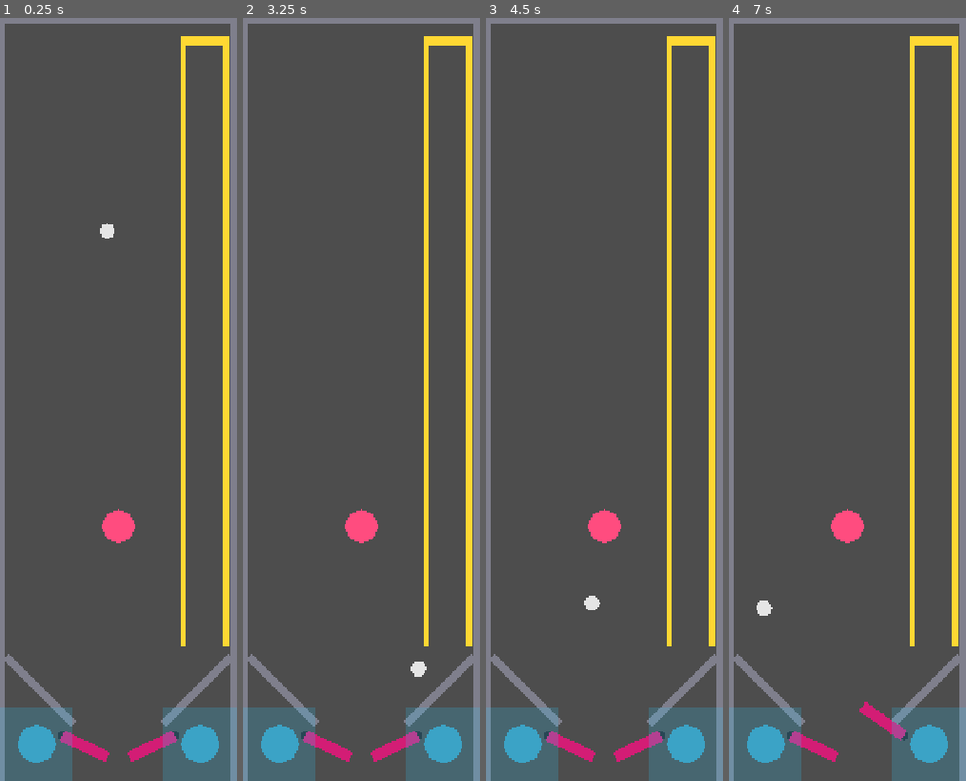
Above: before the commit, frames 1-4 (left to right).
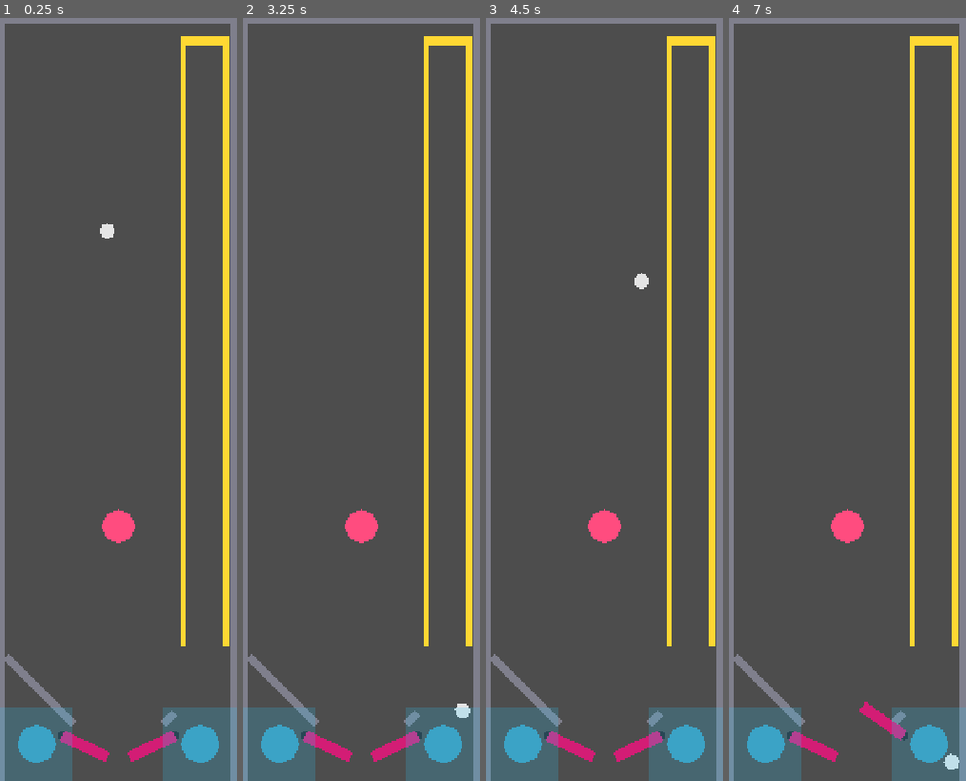
Above: after the commit, the same moments.

Repository: nobody174/pinball-adventure
Game: Godot game, scene res://core/physics/physics_prototype.tscn
Two runs of this game, one before a commit and one after it. Both use one fixed random seed, a clock stepped at 60 frames per second and the inputs below.
Inputs (mouse positions are in pixels of both pictures, inside the frame that each line leads up to):
- Up to frame 1 (0.25 s): no input
- Up to frame 2 (3.25 s): tap Enter at 0.5 s; move the mouse to (413, 361) at 0.52 s; hold Right (flip_right) 0.53-1.25 s; tap 1 at 0.6, 2.3 s; click (413, 361) at 0.67 s; tap 2 at 0.8 s; drag from (314, 437) to (361, 529) at 1.27 s; move the mouse to (385, 231) at 2.02 s; hold Right (flip_right) 2.03-2.75 s; tap 3 at 2.1 s; drag from (349, 552) to (290, 285) at 2.77 s
- Up to frame 3 (4.5 s): move the mouse to (675, 513) at 3.52 s; hold Left (flip_left) 3.53-4.25 s; tap Space (nudge) at 3.6, 4.25 s; tap 3 at 3.8 s; drag from (533, 285) to (604, 529) at 4.27 s
- Up to frame 4 (7 s): move the mouse to (859, 399) at 5.02 s; hold Left (flip_left) 5.03-5.75 s; tap 2 at 5.1 s; click (859, 399) at 5.17 s; drag from (811, 208) to (800, 437) at 5.77 s; move the mouse to (899, 361) at 6.52 s; hold Right (flip_right) from 6.53 s (still down); hold Shift from 6.53 s (still down); tap 1 at 6.8 s

The runs differ from the first frame. In frame 1, 0.3% of the frame differs, in the area x 72-98%, y 83-92%; in frame 2, 0.5%; in frame 3, 0.5%; in frame 4, 0.6%, in the area x 11-98%, y 76-99%.

Commit message:
fix(ramp): RightGuide was blocking the entire loop approach
Cowork's live playtest confirmed a real blocker: the mouth-widening
fix from earlier this session worked (shots reach x=322, inside the
320-395 gap), but RightGuide -- a diagonal wall from (290,600) to
(410,480) -- intercepts the ball before it can rise above y=460 into
the ramp. Verified with the actual numbers before touching anything:
across the full corridor width (x=320-405), the guide sits at
y=485-570, a full 25-110px below the ramp mouth. It blocks the entire
approach, not a marginal edge case. The earlier fix only checked
clearance at the guide's single highest endpoint, not its full extent
across the corridor -- an incomplete check that live testing exposed
exactly as it should.

Fix: shortened RightGuide from its original (290,600)-(410,480) span
down to (290,600)-(310,580), clearing the ramp corridor entirely
while keeping its flipper-side end intact. Traded off: less outlane
funnel coverage between x=310-410 near the right wall -- flagging
this honestly rather than pretending it's risk-free, since a ball
that used to be redirected there is now more likely to drain past the
shortened guide. Worth a specific look next playtest. LeftGuide is
untouched (no ramp on that side, no conflict).

Also added a debug-only ball teleport hook per Cowork's explicit
request, since blind flipper-cascade RNG hit its limit for verifying
shots this far up the table. ball.gd gets a request_teleport(pos,
velocity) method built on the same _integrate_forces pattern already
proven safe for the respawn logic (direct position writes outside
that callback previously caused a permanent freeze bug earlier this
project -- added a regression test guarding against that exact
failure mode recurring here). the_glitch.gd wires number keys 1/2/3
to teleport straight to Saucer, Saucer2, and just inside the loop
mouth with upward velocity (to actually test the cap, not just sit in
the channel) -- gated behind OS.is_debug_build(), compiled out of
release exports entirely.

Also cleaned up a stray [dotnet] section that had contaminated
project.godot -- traced to a rogue Mono/.NET snap Godot instance that
had been running in parallel with the correct non-Mono editor (found
and killed while diagnosing Cowork's connection issue). Same bug
class documented and fixed once already earlier this session.

65/65 tests passing.

Diff:
--- a/core/physics/ball.gd
+++ b/core/physics/ball.gd
@@ -12,6 +12,9 @@
 var _nudge_cooldown_remaining: float = 0.0
 var _launched: bool = false
 var _pending_respawn: bool = false
+var _pending_teleport: bool = false
+var _pending_teleport_position: Vector2
+var _pending_teleport_velocity: Vector2
 
 func _ready() -> void:
 	var mat := PhysicsMaterial.new()
@@ -45,6 +48,15 @@
 		_pending_respawn = true
 		_launched = false
 
+## Debug-only: instantly place the ball at an arbitrary position, e.g. to
+## deterministically test a specific shot (saucer, loop mouth) without
+## relying on lucky flipper-cascade RNG. Not exposed to normal play — see
+## the OS.is_debug_build() gate on the caller in the_glitch.gd.
+func request_teleport(target_position: Vector2, target_velocity: Vector2 = Vector2.ZERO) -> void:
+	_pending_teleport_position = target_position
+	_pending_teleport_velocity = target_velocity
+	_pending_teleport = true
+
 ## Writing position/linear_velocity directly on a RigidBody2D outside this
 ## callback fights the physics server's own transform sync and can leave the
 ## body stuck with gravity no longer applying — teleports must go through here.
@@ -55,3 +67,9 @@
 		state.angular_velocity = 0.0
 		state.sleeping = false
 		_pending_respawn = false
+	if _pending_teleport:
+		state.transform = Transform2D(0.0, _pending_teleport_position)
+		state.linear_velocity = _pending_teleport_velocity
+		state.angular_velocity = 0.0
+		state.sleeping = false
+		_pending_teleport = false
--- a/core/physics/physics_prototype.tscn
+++ b/core/physics/physics_prototype.tscn
@@ -26,6 +26,9 @@
 [sub_resource type="RectangleShape2D" id="RectangleShape2D_guide"]
 size = Vector2(169.7, 14)
 
+[sub_resource type="RectangleShape2D" id="RectangleShape2D_guide_right"]
+size = Vector2(28.28, 14)
+
 [sub_resource type="CircleShape2D" id="CircleShape2D_ball"]
 radius = 14.0
 
@@ -125,15 +128,15 @@
 polygon = PackedVector2Array(-84.85, -7, 84.85, -7, 84.85, 7, -84.85, 7)
 
 [node name="RightGuide" type="CollisionShape2D" parent="Guides" unique_id=2038979651]
-position = Vector2(350, 540)
+position = Vector2(300, 590)
 rotation = 2.356194
-shape = SubResource("RectangleShape2D_guide")
+shape = SubResource("RectangleShape2D_guide_right")
 
 [node name="RightGuideSprite" type="Polygon2D" parent="Guides" unique_id=72289689]
-position = Vector2(350, 540)
+position = Vector2(300, 590)
 rotation = 2.356194
 color = Color(0.5, 0.5, 0.55, 1)
-polygon = PackedVector2Array(-84.85, -7, 84.85, -7, 84.85, 7, -84.85, 7)
+polygon = PackedVector2Array(-14.14, -7, 14.14, -7, 14.14, 7, -14.14, 7)
 
 [node name="Ball" type="RigidBody2D" parent="." unique_id=1994410899]
 position = Vector2(190, -300)
--- a/tables/the_glitch/the_glitch.gd
+++ b/tables/the_glitch/the_glitch.gd
@@ -232,3 +232,26 @@
 	_debug_terminal.log_event(text)
 	await get_tree().create_timer(2.0).timeout
 	_feedback_label.visible = false
+
+## Debug-only shot teleport, for deterministic testing of specific targets
+## (e.g. the saucers, the loop mouth) without relying on lucky flipper-
+## cascade RNG to reach them. Disabled entirely in release exports.
+func _input(event: InputEvent) -> void:
+	if not OS.is_debug_build():
+		return
+	if not (event is InputEventKey and event.pressed and not event.echo):
+		return
+	var ball: RigidBody2D = $PhysicsPrototype/Ball
+	match event.keycode:
+		KEY_1:
+			ball.request_teleport($Saucer.global_position)
+			_debug_terminal.log_event("> debug teleport: saucer")
+		KEY_2:
+			ball.request_teleport($Saucer2.global_position)
+			_debug_terminal.log_event("> debug teleport: saucer2")
+		KEY_3:
+			## Placed just below the mouth with upward velocity so it actually
+			## climbs into the cap, rather than just sitting in the channel --
+			## a static teleport wouldn't test the cap-rattle behavior at all.
+			ball.request_teleport(Vector2(362, 440), Vector2(0, -600))
+			_debug_terminal.log_event("> debug teleport: loop shot (into channel, moving up)")
--- /dev/null
+++ b/test/unit/test_ball.gd
@@ -0,0 +1,46 @@
+extends GutTest
+
+const BallScript := preload("res://core/physics/ball.gd")
+
+func _make_ball() -> RigidBody2D:
+	var ball := RigidBody2D.new()
+	ball.set_script(BallScript)
+	var sprite := Polygon2D.new()
+	sprite.name = "Sprite"
+	ball.add_child(sprite)
+	add_child_autofree(ball)
+	return ball
+
+func test_teleport_moves_ball_to_target_position() -> void:
+	var ball := _make_ball()
+	ball.global_position = Vector2(50, 50)
+
+	ball.request_teleport(Vector2(300, -400))
+	await wait_physics_frames(2) ## Teleport applies in _integrate_forces, not instantly.
+
+	assert_almost_eq(ball.global_position.x, 300.0, 1.0)
+	assert_almost_eq(ball.global_position.y, -400.0, 1.0)
+
+func test_teleport_applies_given_velocity() -> void:
+	var ball := _make_ball()
+	ball.gravity_scale = 0.0 ## Isolate the teleport velocity from gravity's pull during the waited frames.
+
+	ball.request_teleport(Vector2(100, 100), Vector2(0, -600))
+	await wait_physics_frames(2)
+
+	assert_almost_eq(ball.linear_velocity.y, -600.0, 2.0)
+
+func test_teleport_does_not_leave_ball_stuck_afterward() -> void:
+	## Regression guard for the exact bug this pattern was built to avoid:
+	## writing position directly (outside _integrate_forces) previously left
+	## the ball permanently frozen with gravity no longer applying. Confirm
+	## a teleported ball still falls under gravity afterward.
+	var ball := _make_ball()
+	ball.global_position = Vector2(200, -500)
+
+	ball.request_teleport(Vector2(200, -500))
+	await wait_physics_frames(2)
+	var y_after_teleport := ball.global_position.y
+	await wait_physics_frames(10)
+
+	assert_gt(ball.global_position.y, y_after_teleport, "ball should keep falling under gravity after a teleport, not freeze in place")
Not shown, added: test/unit/test_ball.gd.uid
